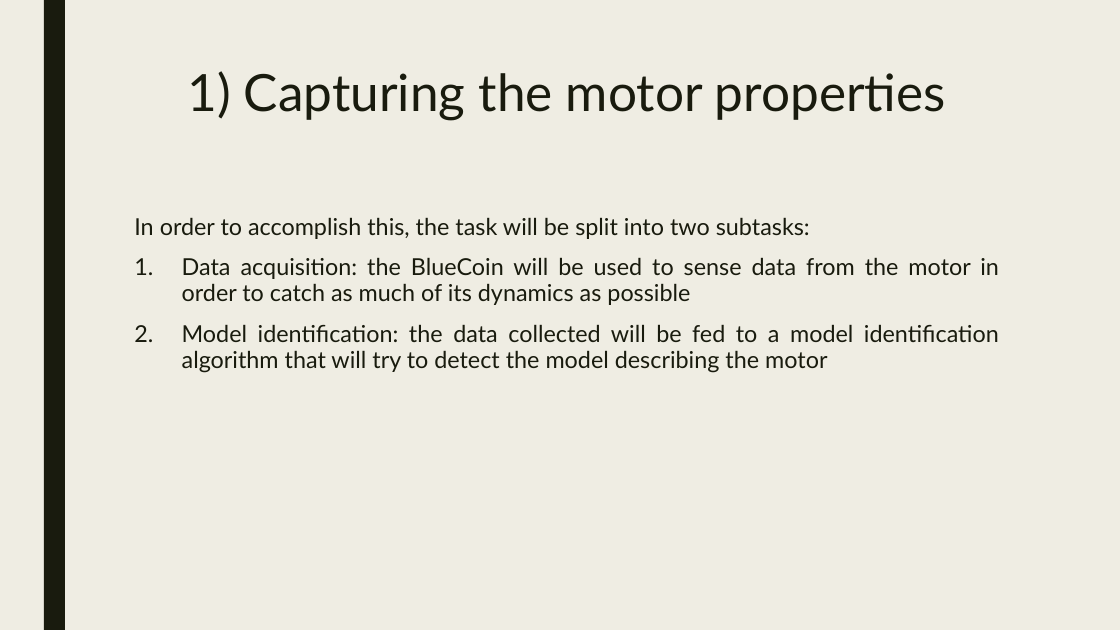
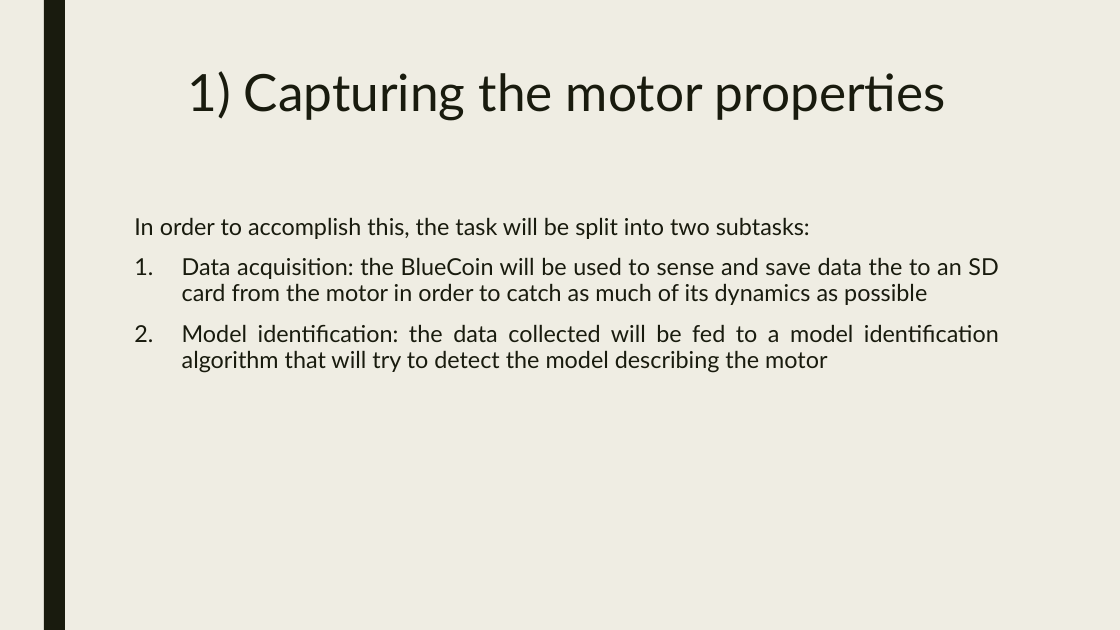
Before and after one commit to urzino/FanMonitoringBlueCoin, a slide deck: slide 6 of Pervasive_presentation_Milestone1_group8.pptx. Drawn at 1120x630 pixels with LibreOffice and Linux fonts; fonts in the diff are those of the drawing. Boxes give left, top, right and bottom in pixels: in the first picture for what was removed or moved away, otherwise in the second. Text is boxed around its words. In the diff, an @@ line names an element or a change of style, - is before the commit and + after.

```diff
--- a/Pervasive_presentation_Milestone1_group8.pptx
+++ b/Pervasive_presentation_Milestone1_group8.pptx
@@ text at [182,257,998,305]: text changed @@
-1. Data acquisition: the BlueCoin will be used to sense data from the motor in order to catch as much of its dynamics as possible
+1. Data acquisition: the BlueCoin will be used to sense and save data the to an SD card from the motor in order to catch as much of its dynamics as possible
```
Also in this commit, not shown: 7 other slides changed, 8 slides added, 1 slide removed, 1 other file.
